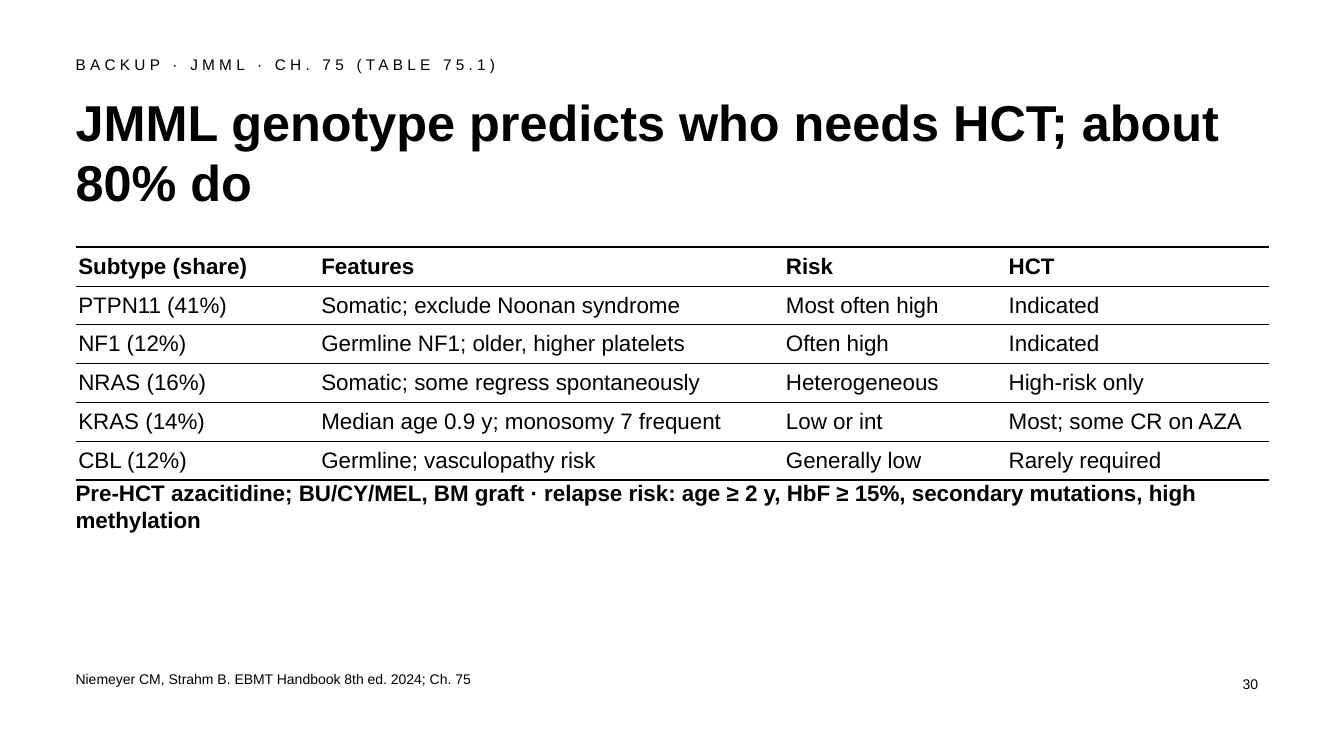
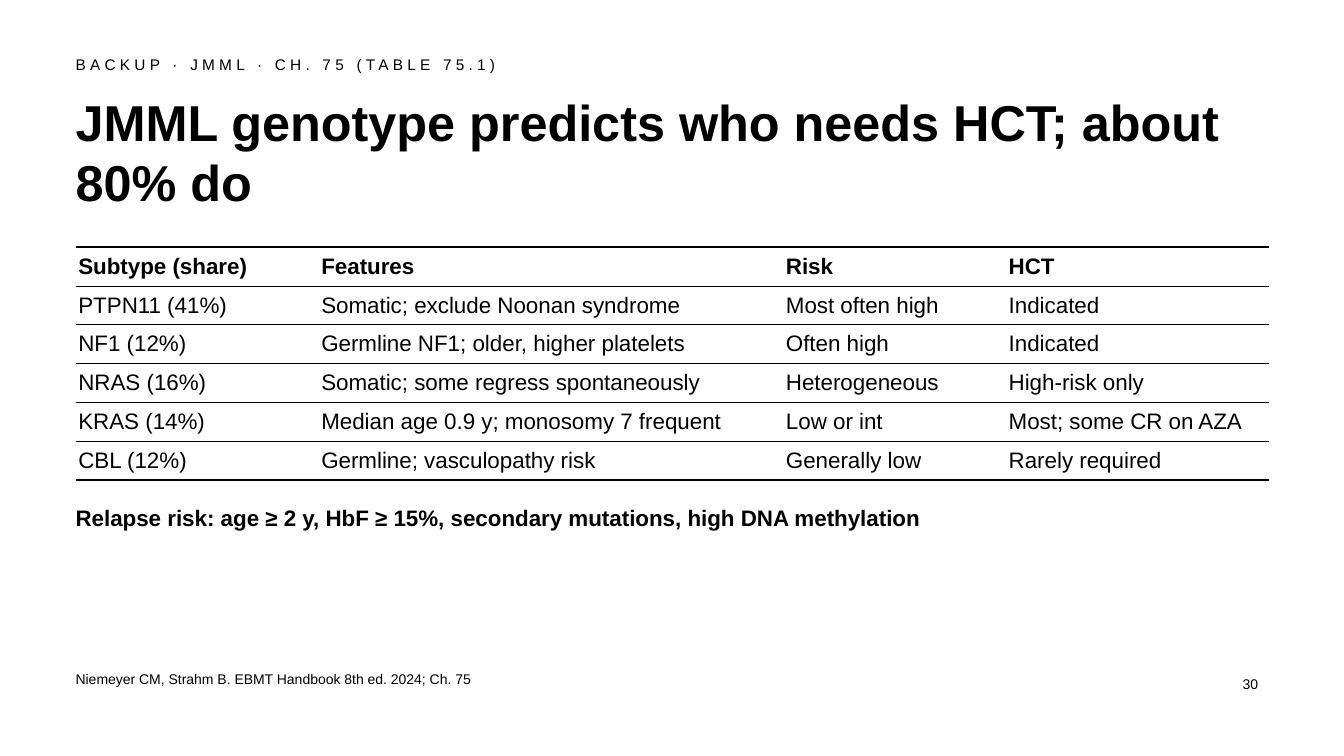
Before and after one commit to htlin222/ebmt-handbook-skill, a slide deck: slide 30 of slides/decks/s23-mds-mds-mpn.pptx. Drawn at 1344x756 pixels with LibreOffice and Linux fonts; fonts in the diff are those of the drawing. Boxes give left, top, right and bottom in pixels: in the first picture for what was removed or moved away, otherwise in the second. Text is boxed around its words. In the diff, an @@ line names an element or a change of style, - is before the commit and + after.

```diff
--- a/slides/decks/s23-mds-mds-mpn.pptx
+++ b/slides/decks/s23-mds-mds-mpn.pptx
@@ text at box(76, 509, 919, 531): text changed @@
-Pre-HCT azacitidine; BU/CY/MEL, BM graft · relapse risk: age ≥ 2 y, HbF ≥ 15%, secondary mutations, high methylation
+Relapse risk: age ≥ 2 y, HbF ≥ 15%, secondary mutations, high DNA methylation
```
Also in this commit, not shown: 4 other files.
